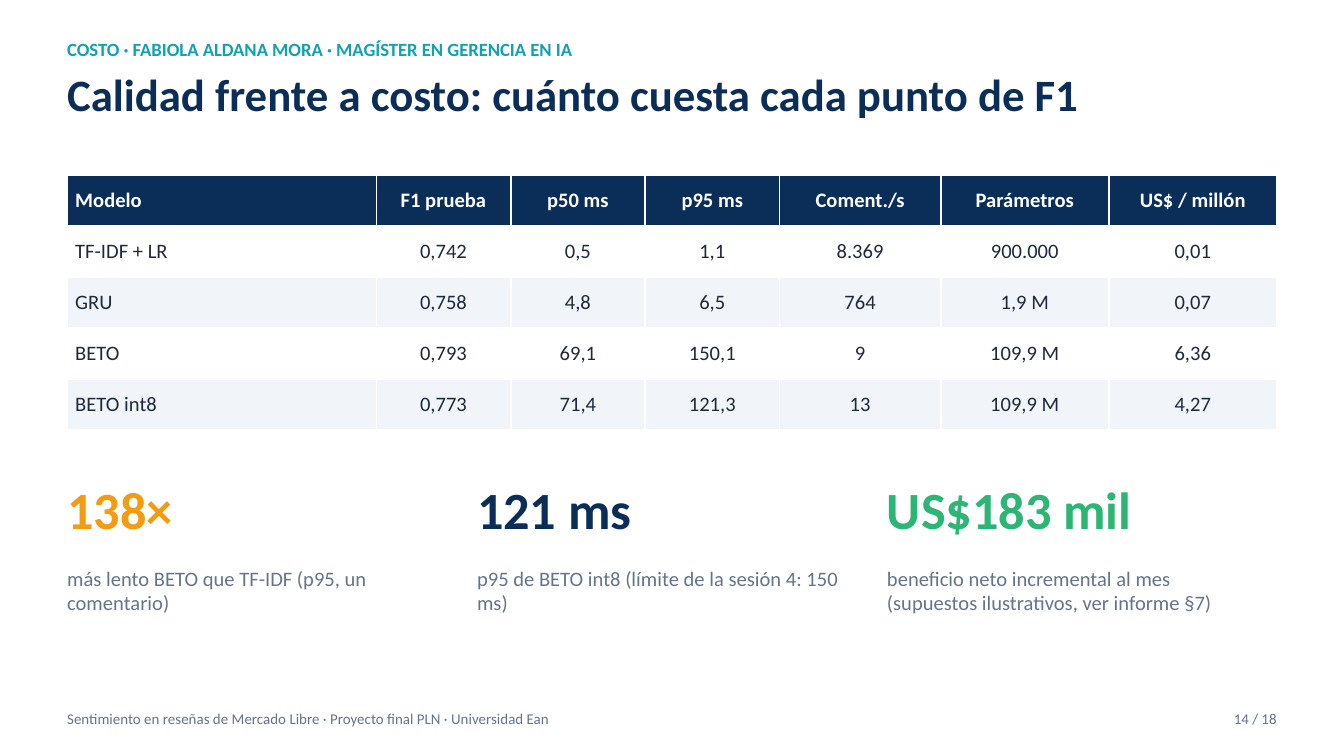
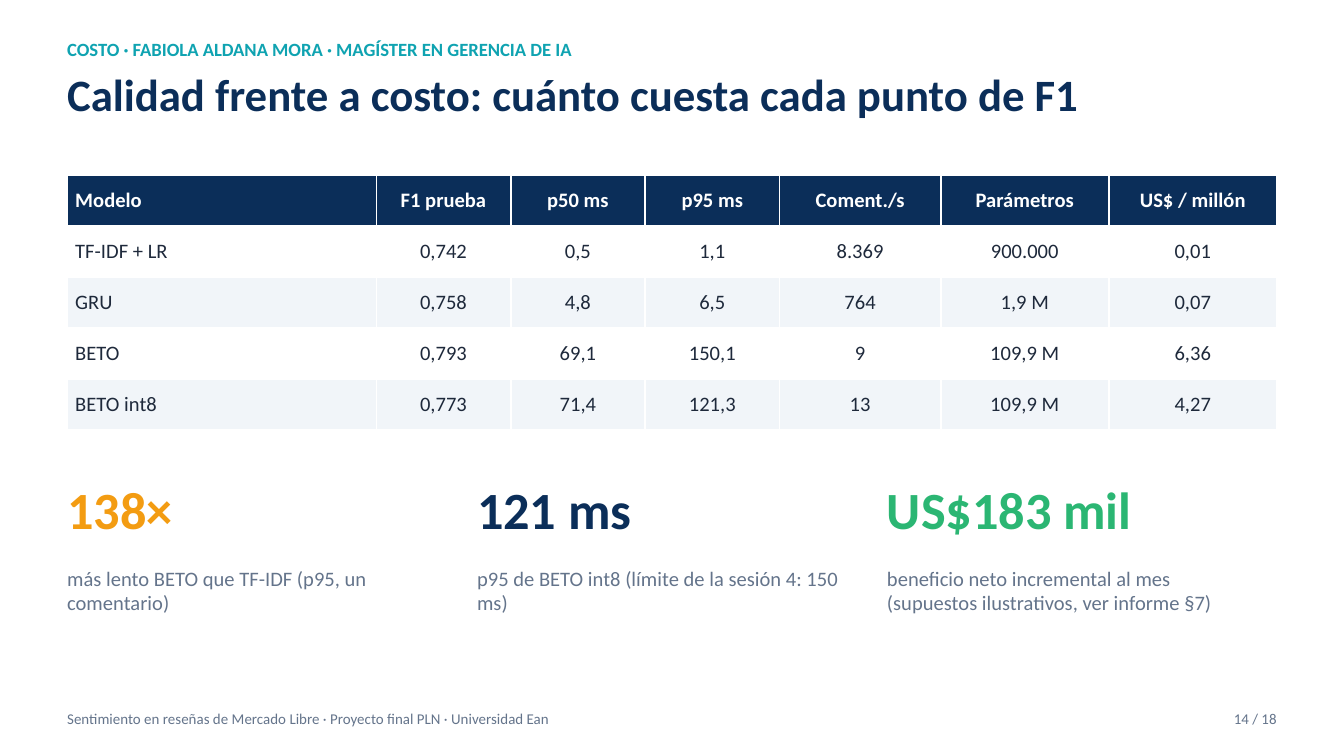
Before and after one commit to pedrogarciar13/proyecto_final_pln, a slide deck: slide 14 of docs/Presentacion_Proyecto_PLN.pptx. Drawn at 1344x756 pixels with LibreOffice and Linux fonts; fonts in the diff are those of the drawing. Boxes give left, top, right and bottom in pixels: in the first picture for what was removed or moved away, otherwise in the second. Text is boxed around its words. In the diff, an @@ line names an element or a change of style, - is before the commit and + after.

```diff
--- a/docs/Presentacion_Proyecto_PLN.pptx
+++ b/docs/Presentacion_Proyecto_PLN.pptx
@@ text at <box>67,41,571,56</box>: text changed @@
-COSTO · FABIOLA ALDANA MORA · MAGÍSTER EN GERENCIA EN IA
+COSTO · FABIOLA ALDANA MORA · MAGÍSTER EN GERENCIA DE IA
```
Also in this commit, not shown: 6 other slides changed, 12 other files.
